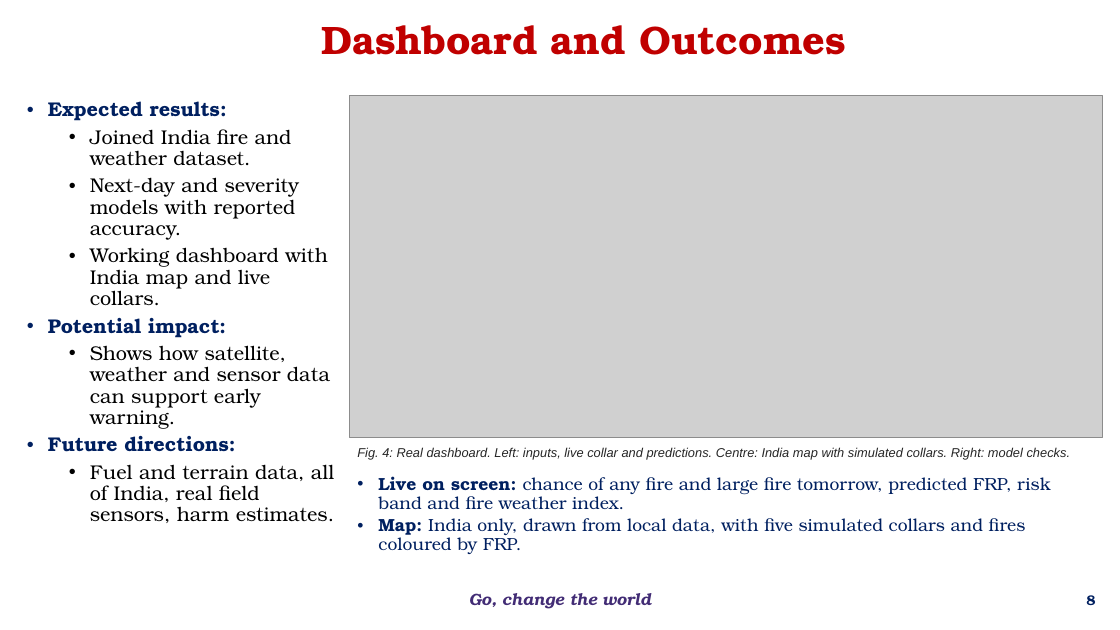
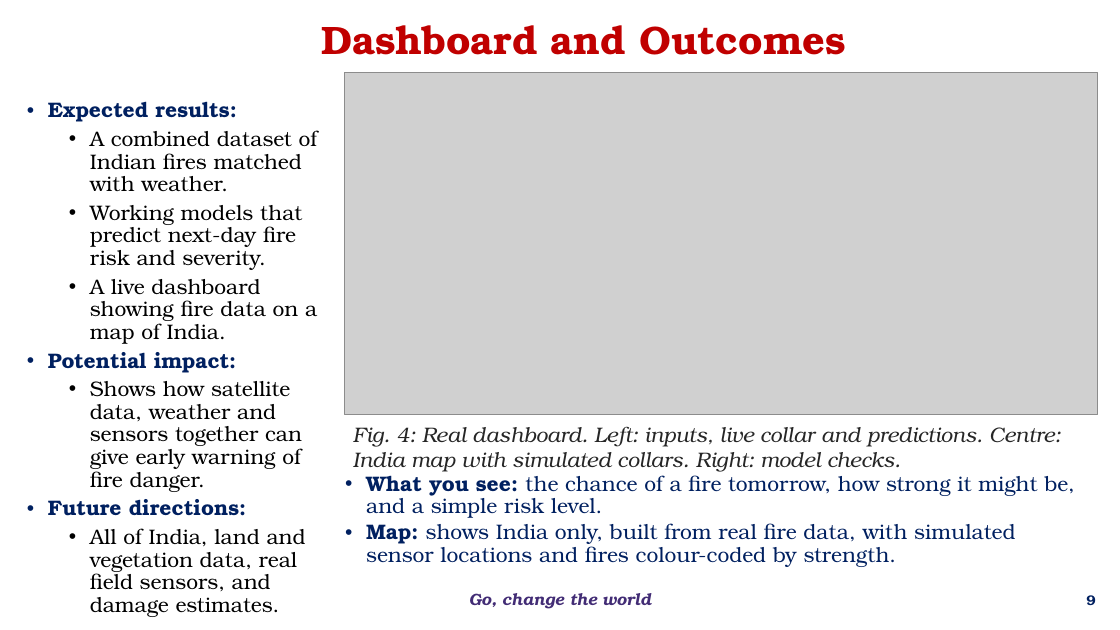
Before and after one commit to bnsama29-cloud/wildfire-estimation-evs, a slide deck: slide 9 of docs/EL_Phase1_Wildfire.pptx (slide 8 before the commit). Drawn at 1120x630 pixels with LibreOffice and Linux fonts; fonts in the diff are those of the drawing; grey boxes stand for pictures; background and template pictures are left out. Boxes give left, top, right and bottom in pixels: in the first picture for what was removed or moved away, otherwise in the second. Text is boxed around its words. In the diff, an @@ line names an element or a change of style, - is before the commit and + after.

```diff
--- a/docs/EL_Phase1_Wildfire.pptx
+++ b/docs/EL_Phase1_Wildfire.pptx
@@ picture: place and size @@
-picture at box(350, 96, 1103, 438)
+picture at box(344, 72, 1098, 414)
@@ text at box(48, 101, 247, 516): size 17 to 18 pt in "Expected results:", "Potential impact:", "Future directions:" @@
@@ text at box(90, 130, 317, 344): text changed; size 17 to 18 pt @@
-  • Joined India fire and weather dataset.
-  • Next-day and severity models with reported accuracy.
-  • Working dashboard with India map and live collars.
+  • A combined dataset of Indian fires matched with weather.
+  • Working models that predict next-day fire risk and severity.
+  • A live dashboard showing fire data on a map of India.
@@ text at box(90, 381, 302, 492): text changed; size 17 to 18 pt @@
-  • Shows how satellite, weather and sensor data can support early warning.
+  • Shows how satellite data, weather and sensors together can give early warning of fire danger.
@@ text "Fig. 4: Real dashboard. Left: ...": place and size @@
-text "Fig. 4: Real dashboard. Left: ..." at box(357, 447, 1071, 460)
+text "Fig. 4: Real dashboard. Left: ..." at box(353, 426, 1061, 472)
@@ text "Fig. 4: Real dashboard. Left: ..." at box(353, 426, 1061, 472): size 11 to 18 pt, font Arial to TeX Gyre Bonum @@
@@ text at box(366, 470, 1075, 567): text changed; size 15 to 18 pt @@
-• Live on screen: chance of any fire and large fire tomorrow, predicted FRP, risk band and fire weather index.
-• Map: India only, drawn from local data, with five simulated collars and fires coloured by FRP.
+• What you see: the chance of a fire tomorrow, how strong it might be, and a simple risk level.
+• Map: shows India only, built from real fire data, with simulated sensor locations and fires colour-coded by strength.
@@ text at box(90, 528, 306, 589): text changed; size 17 to 18 pt @@
-  • Fuel and terrain data, all of India, real field sensors, harm estimates.
+  • All of India, land and vegetation data, real field sensors, and damage estimates.
```
Also in this commit, not shown: 11 other slides changed, 2 slides added.
